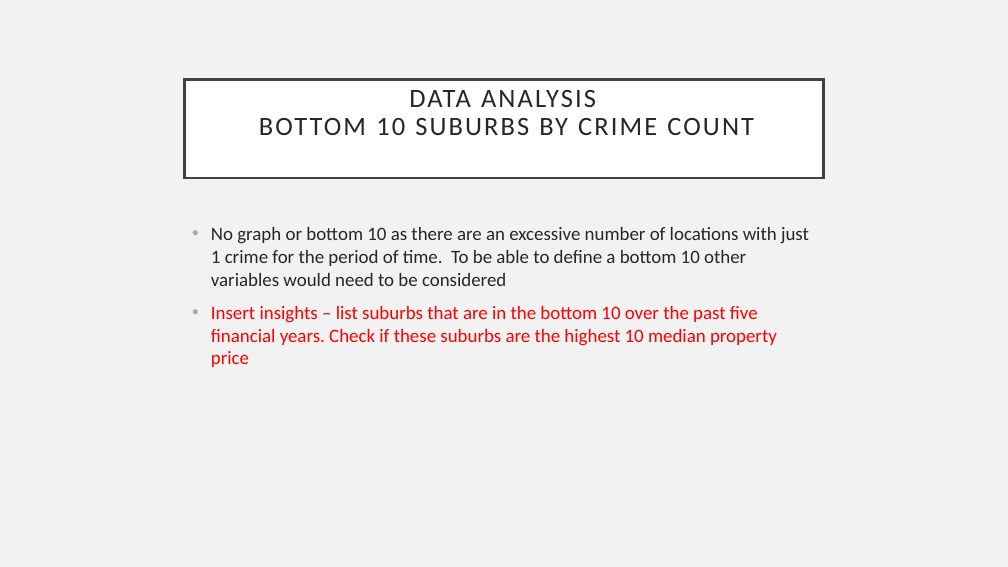
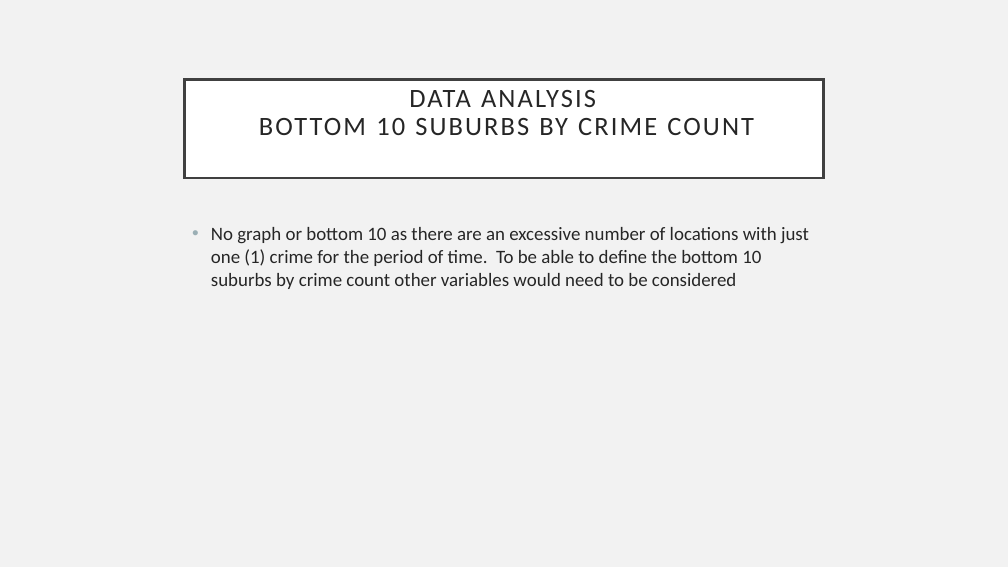
Before and after one commit to Sprettle/Chevrolet-Chilis, a slide deck: slide 9 of Project 1 Presentation.pptx. Drawn at 1008x567 pixels with LibreOffice and Linux fonts; fonts in the diff are those of the drawing. Boxes give left, top, right and bottom in pixels: in the first picture for what was removed or moved away, otherwise in the second. Text is boxed around its words. In the diff, an @@ line names an element or a change of style, - is before the commit and + after.

```diff
--- a/Project 1 Presentation.pptx
+++ b/Project 1 Presentation.pptx
@@ text at [211,227,809,289]: text changed @@
-• No graph or bottom 10 as there are an excessive number of locations with just 1 crime for the period of time. To be able to define a bottom 10 other variables would need to be considered
-• Insert insights – list suburbs that are in the bottom 10 over the past five financial years. Check if these suburbs are the highest 10 median property price
+• No graph or bottom 10 as there are an excessive number of locations with just one (1) crime for the period of time. To be able to define the bottom 10 suburbs by crime count other variables would need to be considered
```
Also in this commit, not shown: 2 other slides changed.
